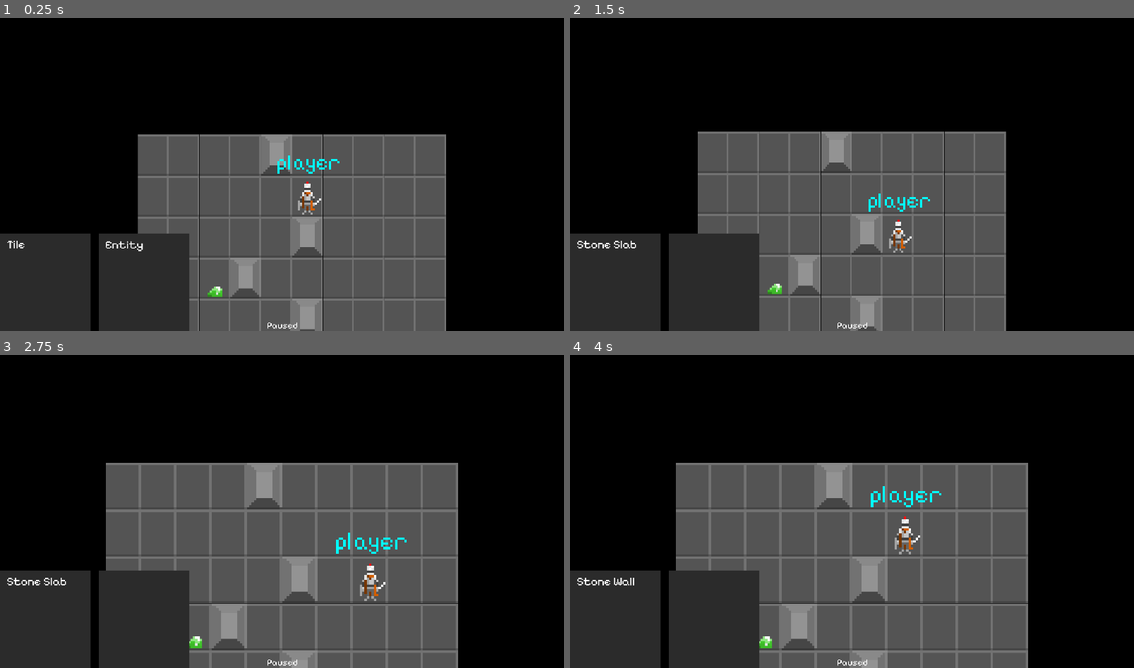
Above: before the commit, frames 1-4 (two rows, left to right).
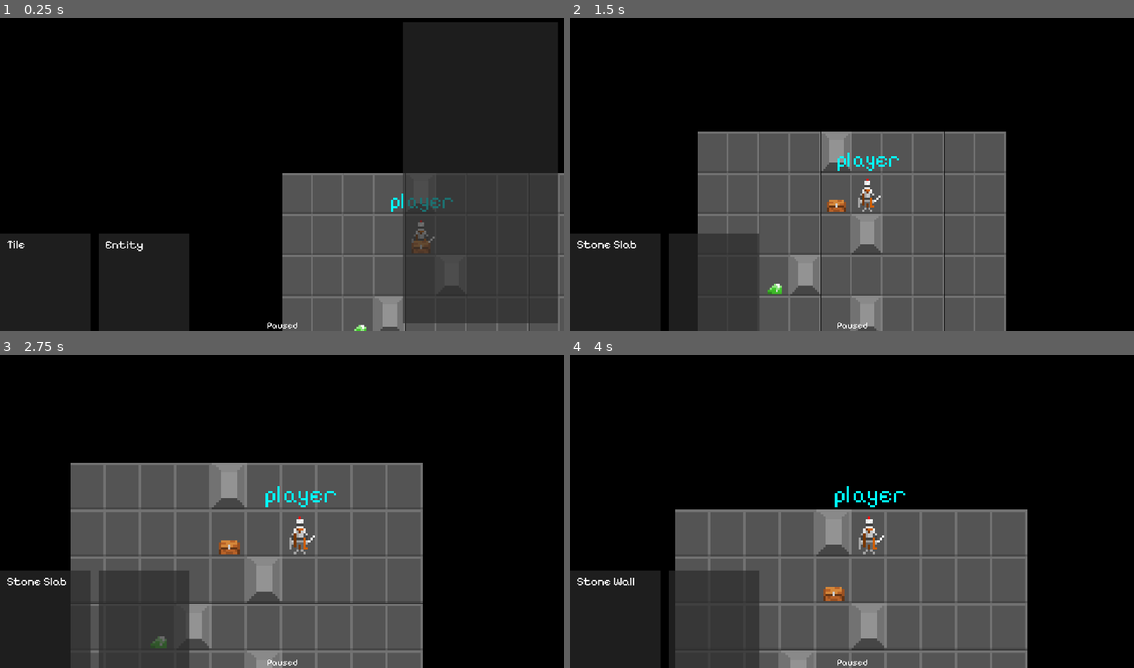
Above: after the commit, the same moments.

Repository: joshandersn/firecrest
Game: Godot game, scene res://main.tscn
The game is run twice, just before and just after one commit, with the same random seed, the same clock (stepped at 60 frames per second) and the same inputs.
Inputs (mouse positions are in pixels of both pictures, inside the frame that each line leads up to):
- Up to frame 1 (0.25 s): no input
- Up to frame 2 (1.5 s): tap Enter (ui_accept) at 0.5, 0.77 s; move the mouse to (716, 152) at 0.52 s; hold D (move_right) 0.53-1.28 s; tap = (zoom_in) at 0.6 s; move the mouse to (727, 149) at 1.27 s; hold S (move_down) from 1.28 s (still down); tap - (zoom_out) at 1.35 s
- Up to frame 3 (2.75 s): tap Enter (ui_accept) at 1.52, 2 s; move the mouse to (208, 489) at 2.02 s; release S (move_down) at 2.03 s; hold D (move_right) from 2.03 s (still down); tap = (zoom_in) at 2.1 s
- Up to frame 4 (4 s): tap Enter (ui_accept) at 2.75, 3.02, 3.77 s; move the mouse to (801, 486) at 2.77 s; release D (move_right) at 2.78 s; hold W (move_up) 2.78-3.53 s; tap - (zoom_out) at 2.85 s; move the mouse to (835, 489) at 3.52 s; hold A (move_left) from 3.53 s (still down); tap = (zoom_in) at 3.6 s

The runs differ from the first frame. In frame 1, 46% of the frame differs, in the area x 24-100%, y 1-100%; in frame 2, 0.7%; in frame 3, 12%; in frame 4, 14%.

Commit message:
adds WIP inventory System

Diff:
--- a/Entities/Assassin.tres
+++ b/Entities/Assassin.tres
@@ -7,3 +7,5 @@
 script = ExtResource("1_r0ggn")
 tag = "Assassin"
 artwork = ExtResource("1_jckcy")
+health = 5
+inititive = 2
--- a/Entities/Chest.tres
+++ b/Entities/Chest.tres
@@ -1,9 +1,14 @@
-[gd_resource type="Resource" script_class="ResEntity" load_steps=3 format=3 uid="uid://c4leqwnytn2a2"]
+[gd_resource type="Resource" script_class="ResEntity" load_steps=5 format=3 uid="uid://c4leqwnytn2a2"]
 
 [ext_resource type="Texture2D" uid="uid://ci53yj2dkvb36" path="res://Assets/chest.png" id="1_clcdv"]
 [ext_resource type="Script" path="res://Resources/res_entity.gd" id="1_rm37o"]
+[ext_resource type="Resource" uid="uid://xj3bstdgmrkf" path="res://Entities/HealthPotion.tres" id="3_2mryq"]
+[ext_resource type="Resource" uid="uid://7uudgr4t4dtd" path="res://Entities/Slime.tres" id="4_mdwfj"]
 
 [resource]
 script = ExtResource("1_rm37o")
 tag = "Chest"
 artwork = ExtResource("1_clcdv")
+health = 0
+inititive = 0
+storage = Array[ExtResource("1_rm37o")]([ExtResource("3_2mryq"), ExtResource("4_mdwfj")])
--- /dev/null
+++ b/Entities/HealthPotion.tres
@@ -0,0 +1,12 @@
+[gd_resource type="Resource" script_class="ResEntity" load_steps=3 format=3 uid="uid://xj3bstdgmrkf"]
+
+[ext_resource type="Texture2D" uid="uid://bp38figt2sdax" path="res://Assets/healthPotion.png" id="1_wjfpv"]
+[ext_resource type="Script" path="res://Resources/res_entity.gd" id="1_xp6xr"]
+
+[resource]
+script = ExtResource("1_xp6xr")
+tag = "Health Potion"
+artwork = ExtResource("1_wjfpv")
+health = 0
+inititive = 0
+storage = Array[ExtResource("1_xp6xr")]([])
--- a/Entities/Slime.tres
+++ b/Entities/Slime.tres
@@ -7,3 +7,5 @@
 script = ExtResource("1_lm5h6")
 tag = "Slime"
 artwork = ExtResource("1_ggb01")
+health = 3
+inititive = 1
--- a/Entities/Werewolf.tres
+++ b/Entities/Werewolf.tres
@@ -7,3 +7,5 @@
 script = ExtResource("1_v5ojc")
 tag = "Werewolf"
 artwork = ExtResource("1_8mugo")
+health = 20
+inititive = 4
--- a/Entities/knight.tres
+++ b/Entities/knight.tres
@@ -7,3 +7,5 @@
 script = ExtResource("1_4bijf")
 tag = "Knight"
 artwork = ExtResource("1_jm6sp")
+health = 10
+inititive = 3
--- a/Objects/entity.gd
+++ b/Objects/entity.gd
@@ -14,7 +14,7 @@
 		$Sprite.texture = entity.artwork
 
 func take_turn():
-	if !is_player:
+	if !is_player and entity.inititive > 0:
 		var r = rng.randf_range(0, 1)
 		if r > 0.75:
 			move.use(Vector2.UP)
--- a/Objects/entity.tscn
+++ b/Objects/entity.tscn
@@ -1,7 +1,8 @@
-[gd_scene load_steps=4 format=3 uid="uid://dhokegx1ki0fl"]
+[gd_scene load_steps=5 format=3 uid="uid://dhokegx1ki0fl"]
 
 [ext_resource type="Script" path="res://Objects/entity.gd" id="1_e7jks"]
 [ext_resource type="Script" path="res://Skills/move.gd" id="3_0mojd"]
+[ext_resource type="Script" path="res://Objects/interact.gd" id="3_a4ejc"]
 
 [sub_resource type="RectangleShape2D" id="RectangleShape2D_rhqge"]
 size = Vector2(14, 19)
@@ -47,4 +48,7 @@
 theme_override_font_sizes/font_size = 10
 text = "player"
 
+[node name="Interact" type="Node" parent="."]
+script = ExtResource("3_a4ejc")
+
 [connection signal="mouse_entered" from="." to="." method="_on_mouse_entered"]
--- /dev/null
+++ b/Objects/interact.gd
@@ -0,0 +1,7 @@
+extends Node
+
+func use(body) -> void:
+	if "entity" in body:
+		if body.entity.health <= 0:
+			Game.opened_storage_contents = body.entity.storage
+			Game.emit_signal("ui_update")
--- /dev/null
+++ b/Objects/inventoryListItem.gd
@@ -0,0 +1,10 @@
+extends Button
+
+var entity: ResEntity
+
+func _ready() -> void:
+	if entity:
+		text = entity.tag
+		icon = entity.artwork
+	else:
+		push_warning("No Entity provided in InventoryListItem")
--- /dev/null
+++ b/Objects/inventoryListItem.tscn
@@ -0,0 +1,14 @@
+[gd_scene load_steps=3 format=3 uid="uid://gxus0y4q7pjo"]
+
+[ext_resource type="Script" path="res://Objects/inventoryListItem.gd" id="1_bipjm"]
+[ext_resource type="Texture2D" uid="uid://n4jwo4bth0qt" path="res://Assets/base.png" id="1_lpcm6"]
+
+[node name="InventoryListItem" type="Button"]
+offset_right = 449.0
+offset_bottom = 74.0
+theme_override_font_sizes/font_size = 30
+text = "Item"
+icon = ExtResource("1_lpcm6")
+alignment = 0
+expand_icon = true
+script = ExtResource("1_bipjm")
--- a/Resources/res_entity.gd
+++ b/Resources/res_entity.gd
@@ -4,3 +4,7 @@
 
 @export var tag: String
 @export var artwork: Texture
+
+@export var health: int
+@export var inititive: int
+@export var storage: Array[ResEntity]
--- a/Skills/move.gd
+++ b/Skills/move.gd
@@ -13,11 +13,14 @@
 	if entity_check.is_colliding():
 		var entity_body = entity_check.get_collider()
 		# Interact
-		if parent.is_player:
-			if entity_body.is_in_group("entity"):
-				print(entity_body)
+		if entity_body.is_in_group("entity") and parent.is_player:
+			$"../Interact".use(entity_body)
 	elif tile_check.is_colliding():
 		var tile_body = tile_check.get_collider()
 
 		if "tile" in tile_body and !tile_body.tile.is_wall:
 				parent.position += Game.tile_res * dir
+				if parent.is_player:
+					Game.opened_storage_contents = []
+					Game.emit_signal("ui_update")
+					Game.emit_signal("center_camera", parent)
--- a/game.gd
+++ b/game.gd
@@ -1,11 +1,12 @@
 extends Node
 
 # Config
-@export var tile_res := Vector2(15,20)
+var tile_res := Vector2(15,20)
 
-
+var opened_storage_contents: Array[ResEntity]
 var ui_inspect_tile_title: String
 var ui_inspect_tile_description: String
 var ui_inspect_entity_title: String
 var ui_inspect_entity_description: String
 signal ui_update
+signal center_camera
--- a/main.gd
+++ b/main.gd
@@ -9,6 +9,7 @@
 @onready var chest = load("res://Entities/Chest.tres")
 @onready var slime = load("res://Entities/Slime.tres")
 @onready var knight = load("res://Entities/knight.tres")
+@onready var health_potion = load("res://Entities/HealthPotion.tres")
 
 var rng = RandomNumberGenerator.new()
 
@@ -54,21 +55,23 @@
 					new_entity.entity = chest
 				else:
 					new_entity.entity = slime
+					var g = rng.randf_range(0, 1)
+					if g > 0.5:
+						new_entity.entity.storage.append(health_potion)
 				new_entity.position = object.position
 				new_entity.refresh()
 				$Scene.add_child(new_entity)
 
-func spawn_player() -> void:
+func spawn_entity(entity_resource, make_player := false) -> void:
 	for object in $Scene.get_children():
 		if object.is_in_group("tile") and "tile" in object and !object.tile.is_wall:
 			var r = rng.randf_range(0,1)
 			var new_player = entity.instantiate()
 			if r > 0.9:
 				new_player.position = object.position
-				new_player.is_player = true
-				new_player.entity = knight
+				new_player.is_player = make_player
+				new_player.entity = entity_resource
 				new_player.refresh()
-				center_selection(new_player)
 				$Scene.add_child(new_player)
 				break
 
@@ -78,7 +81,9 @@
 func _ready() -> void:
 	generate_map(10,5)
 	populate_map()
-	spawn_player()
+	spawn_entity(knight, true)
+	spawn_entity(chest)
+	Game.center_camera.connect(center_selection)
 
 func _on_world_tick_timeout() -> void:
 	update_world()
--- a/main.tscn
+++ b/main.tscn
@@ -39,7 +39,7 @@
 offset_top = -333.0
 offset_right = 309.0
 grow_vertical = 0
-color = Color(0.167451, 0.167451, 0.167451, 1)
+color = Color(0.168627, 0.168627, 0.168627, 0.705882)
 
 [node name="inspectBG2" type="ColorRect" parent="UI/HUD"]
 layout_mode = 1
@@ -50,7 +50,34 @@
 offset_top = -333.0
 offset_right = 645.0
 grow_vertical = 0
-color = Color(0.167451, 0.167451, 0.167451, 1)
+color = Color(0.168627, 0.168627, 0.168627, 0.705882)
+
+[node name="InvBG" type="ColorRect" parent="UI/HUD"]
+layout_mode = 1
+anchors_preset = 11
+anchor_left = 1.0
+anchor_right = 1.0
+anchor_bottom = 1.0
+offset_left = -549.0
+offset_top = 27.0
+offset_right = -20.0
+offset_bottom = -27.0
+grow_horizontal = 0
+grow_vertical = 2
+color = Color(0.168627, 0.168627, 0.168627, 0.67451)
+
+[node name="OpenedStorageList" type="VBoxContainer" parent="UI/HUD"]
+layout_mode = 1
+anchors_preset = 11
+anchor_left = 1.0
+anchor_right = 1.0
+anchor_bottom = 1.0
+offset_left = -527.0
+offset_top = 42.0
+offset_right = -40.0
+offset_bottom = -48.0
+grow_horizontal = 0
+grow_vertical = 2
 
 [node name="TileInspect" type="RichTextLabel" parent="UI/HUD"]
 layout_mode = 1
--- a/project.godot
+++ b/project.godot
@@ -23,6 +23,7 @@
 
 window/size/viewport_width=1920
 window/size/viewport_height=1080
+mouse_cursor/custom_image="res://Assets/cursor.png"
 
 [global_group]
 
--- a/ui.gd
+++ b/ui.gd
@@ -1,5 +1,6 @@
 extends CanvasLayer
 
+@onready var inv_list_item = load("res://Objects/inventoryListItem.tscn")
 
 # Called when the node enters the scene tree for the first time.
 func _ready() -> void:
@@ -8,3 +9,12 @@
 func update_ui() -> void:
 	$HUD/EntityInspect.text = str(Game.ui_inspect_entity_description)
 	$HUD/TileInspect.text = str(Game.ui_inspect_tile_description)
+	for leftover in $HUD/OpenedStorageList.get_children():
+		leftover.queue_free()
+	for item in Game.opened_storage_contents:
+		var item_inst = inv_list_item.instantiate()
+		item_inst.entity = item
+		$HUD/OpenedStorageList.add_child(item_inst)
+		$HUD/OpenedStorageList.get_child(0).grab_focus()
+
+	$HUD/InvBG.visible = !(Game.opened_storage_contents == [])
Binary file added: Assets/cursor.png
Not shown, added: Assets/cursor.png.import
Binary file added: Assets/healthPotion.png
Not shown, added: Assets/healthPotion.png.import
